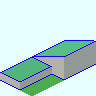
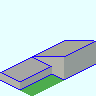
Two versions of the same layered image (96 × 96). Layer-by-layer changes:
painted on "Subway_Station_Gateway_Hs_Edge.png" over (2, 41, 94, 81)
